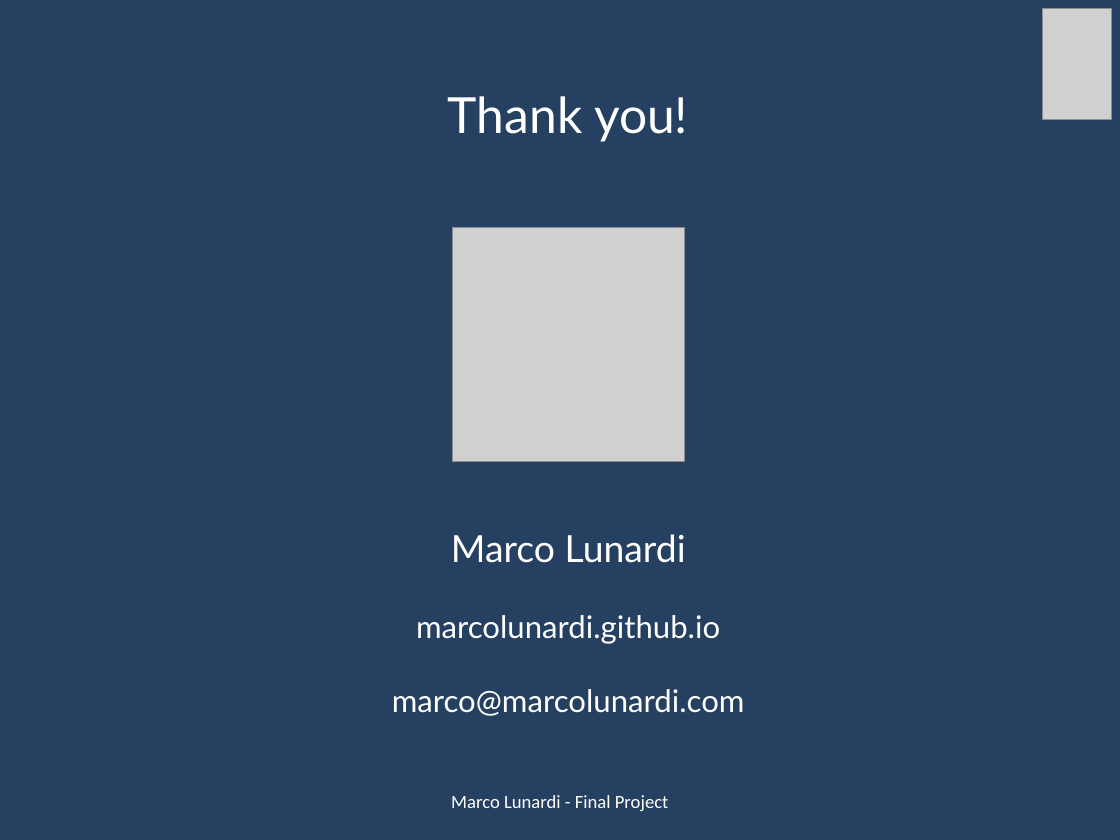
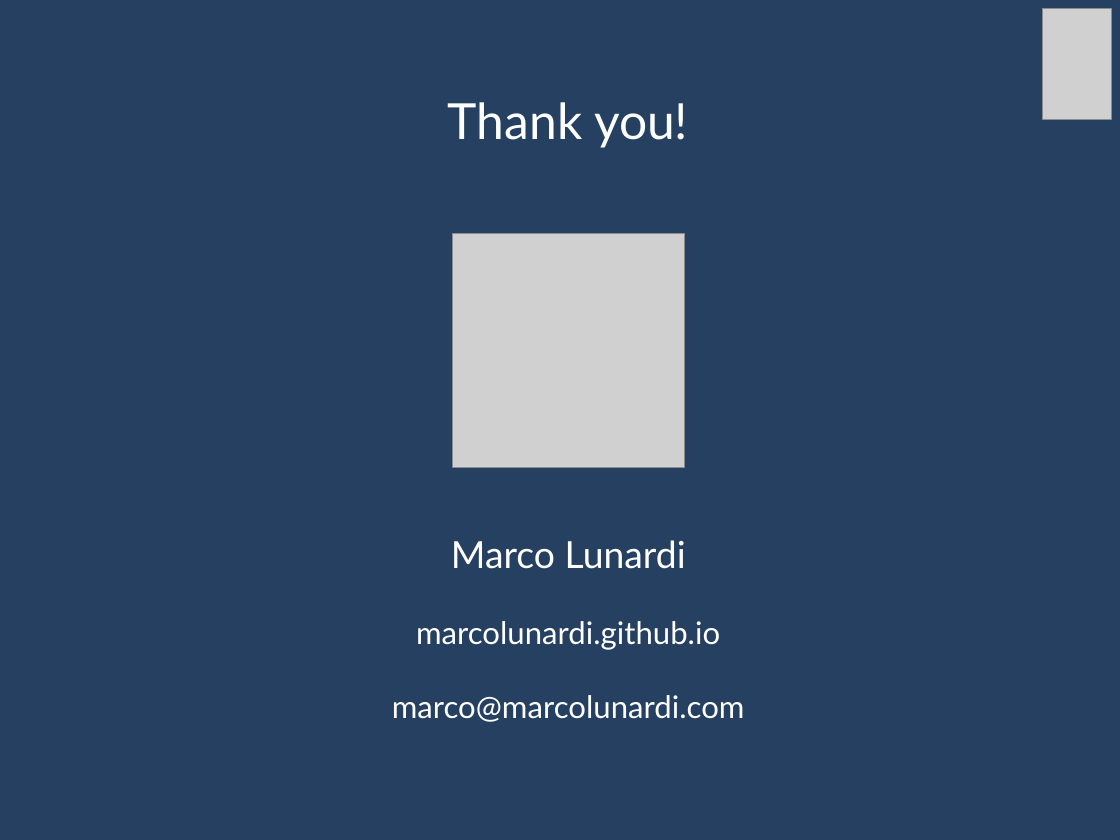
Before and after one commit to marcolunardi/metis, a slide deck: slide 9 of final_project/Metis Kojak.pptx. Drawn at 1120x840 pixels with LibreOffice and Linux fonts; fonts in the diff are those of the drawing; grey boxes stand for pictures. Boxes give left, top, right and bottom in pixels: in the first picture for what was removed or moved away, otherwise in the second. Text is boxed around its words. In the diff, an @@ line names an element or a change of style, - is before the commit and + after.

```diff
--- a/final_project/Metis Kojak.pptx
+++ b/final_project/Metis Kojak.pptx
@@ text "Thank you!": place and size @@
-text "Thank you!" at [392, 96, 745, 716]
+text "Thank you!" at [392, 102, 745, 722]
@@ picture: place and size @@
-picture at [452, 227, 684, 461]
+picture at [452, 234, 684, 468]
@@ text removed at [451, 795, 668, 811] @@
-Marco Lunardi - Final Project
```
Also in this commit, not shown: 8 other slides changed, 7 other files.
